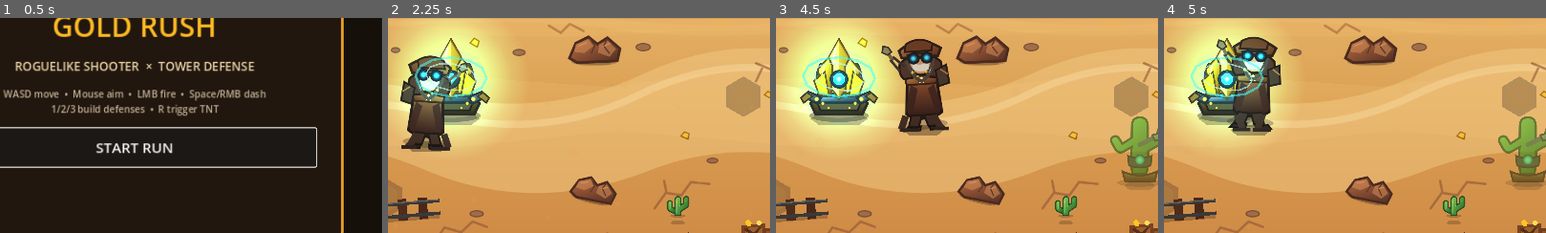
Above: before the commit, frames 1-4 (left to right).
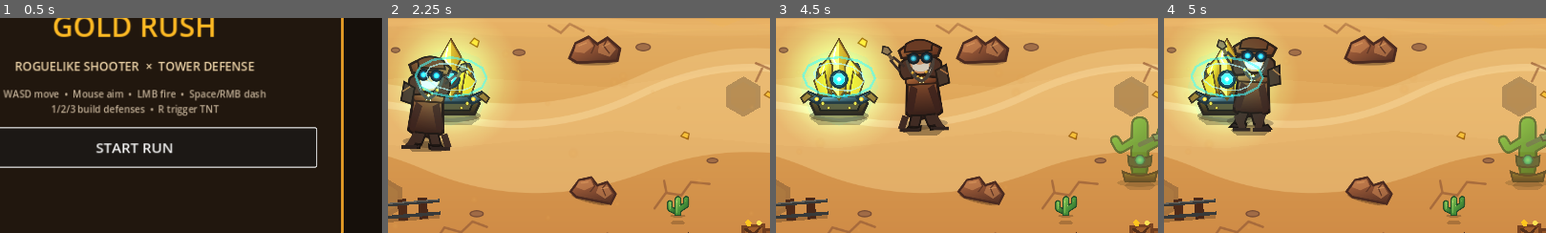
Above: after the commit, the same moments.

Repository: motomotoo1997-art/monster-quest
Game: Godot game, scene res://scenes/main/Main.tscn
Two runs of this game, one before a commit and one after it. Both use one fixed random seed, a clock stepped at 60 frames per second and the inputs below.
Inputs (mouse positions are % of the whole screen's width and height, from its top left):
- Up to frame 1 (0.5 s): no input
- Up to frame 2 (2.25 s): click "START RUN" at 0.5 s; tap Enter at 1.25 s; move the mouse to (72, 45) at 1.27 s; hold D (move_right) 1.28-2.03 s; tap E (ability_e) at 1.35 s; move the mouse to (30, 55) at 2.02 s; hold S (move_down) from 2.03 s (still down); tap Q (ability_q) at 2.1 s
- Up to frame 3 (4.5 s): move the mouse to (60, 28) at 2.77 s; release S (move_down) at 2.78 s; hold D (move_right) 2.78-3.53 s; tap R (ability_r) at 2.85 s; move the mouse to (45, 70) at 3.52 s; hold W (move_up) 3.53-4.28 s; tap 1 (build_1) at 3.6 s; move the mouse to (80, 65) at 4.27 s; hold A (move_left) from 4.28 s (still down); tap 2 (build_2) at 4.35 s
- Up to frame 4 (5 s): keep holding A (move_left)
The pictures show only the part of the screen within x 32-82%, y 28-78%; the shares and areas given below are measured in that part.

Frame 1 is identical in both runs. In frame 2, 4.0% of the frame differs, in the area x 2-30%, y 3-54%; in frame 3, 1.2%; in frame 4, 2.2%.

Commit message:
lighting: pulse Gold Core light with containment rings

Diff:
--- a/gold-rush-roguelike/scripts/objectives/gold_core.gd
+++ b/gold-rush-roguelike/scripts/objectives/gold_core.gd
@@ -7,6 +7,7 @@
 @onready var team_component: TeamComponent = $TeamComponent
 @onready var energy_rings: Node2D = $EnergyRings
 @onready var aura: Polygon2D = $Aura
+@onready var core_light: PointLight2D = $CoreLight
 
 var _visual_pulse_phase := 0.0
 
@@ -25,6 +26,8 @@
 	energy_rings.rotation = sin(_visual_pulse_phase * 0.5) * 0.035
 	energy_rings.modulate.a = lerpf(0.68, 1.0, pulse)
 	aura.modulate.a = lerpf(0.62, 1.0, pulse)
+	core_light.energy = lerpf(0.82, 1.28, pulse)
+	core_light.texture_scale = lerpf(0.94, 1.10, pulse)
 
 
 func get_visual_pulse_phase() -> float:
